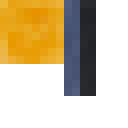
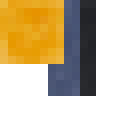
Layered file, before and after one edit (w=128, h=128). Changes by layer:
painted on "Layer" over (48, 64, 64, 96)
